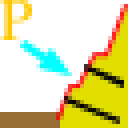
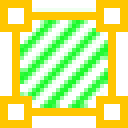
Layer changes from the first 128×128 image to the second:
added group "小工具" with 2 layers above "路基系统" over (0, 0, 128, 128)
added layer "区域面积" (1st of 2, in "小工具") in group "小工具" over (0, 0, 128, 128)
added layer "区域面积" (2nd of 2, in "小工具") in group "小工具" over (12, 8, 116, 108)
hid group "边坡防护" (1st of 2) (12 layers) over (0, 0, 128, 128)
